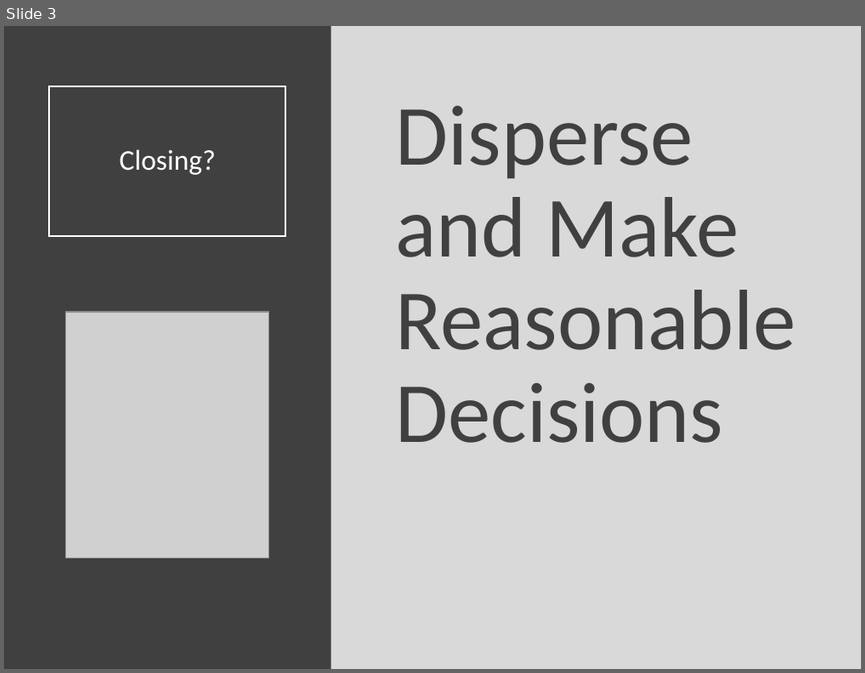
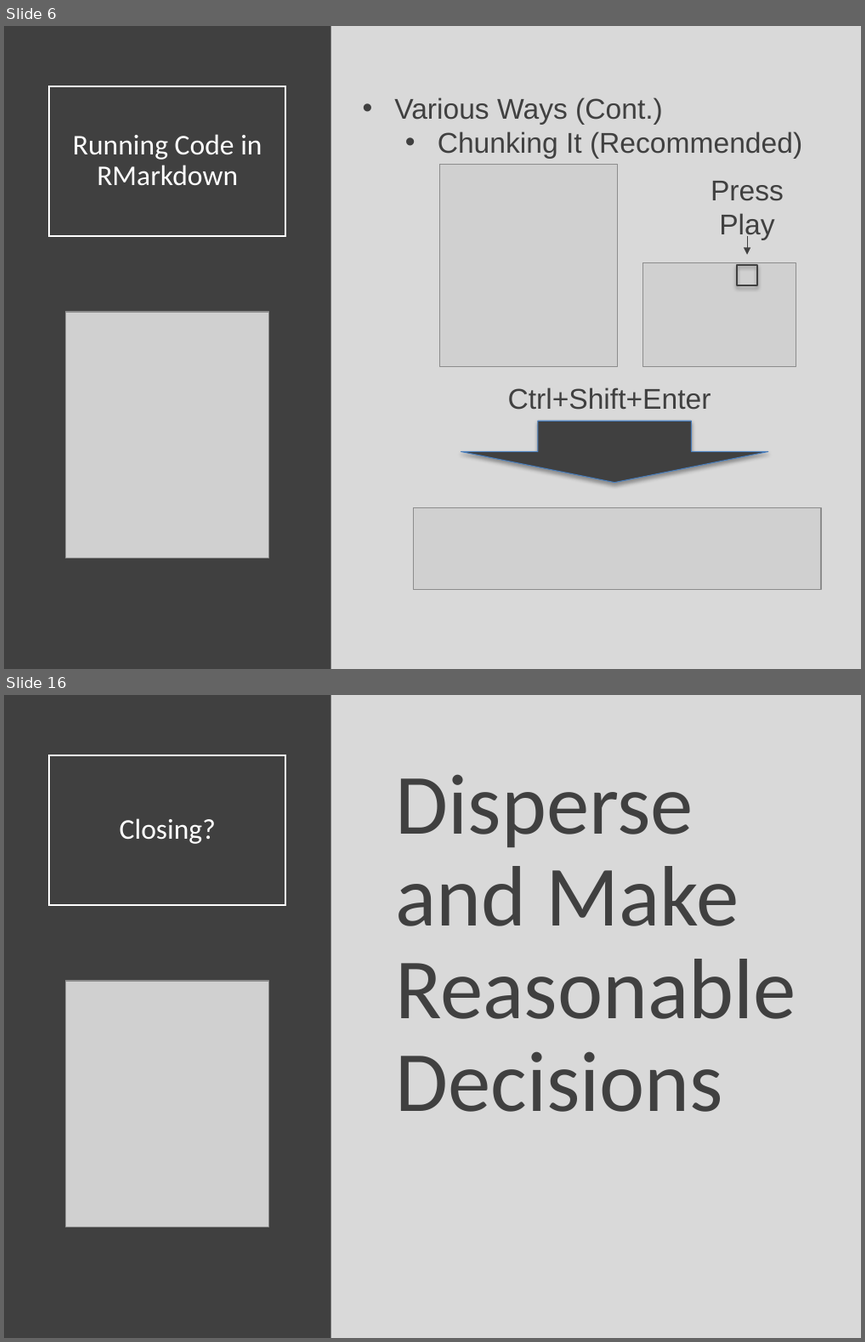
Before and after one commit to Yixf-Self/STOR320_WEBSITE, a slide deck: Lectures/Lecture 3/Lecture 3.pptx. Shown one above the other, each under a label of ours: slide 3 before the commit, slides 6 and 16 after it; the slides between them are not shown. The pictures are 865x673 and 865x1342 pixels, drawn with LibreOffice and Linux fonts; fonts in the diff are those of the drawing; grey boxes stand for pictures. Boxes give left, top, right and bottom in pixels: in the first picture for what was removed or moved away, otherwise in the second. Text is boxed around its words. In the diff, an @@ line names an element or a change of style, - is before the commit and + after.

```diff
--- a/Lectures/Lecture 3/Lecture 3.pptx
+++ b/Lectures/Lecture 3/Lecture 3.pptx
@@ slide 6 added at (x1=4, y1=26, x2=861, y2=669), background #D9D9D9 @@
@@ rectangle added at (x1=4, y1=26, x2=331, y2=669), fill #404040 @@
@@ title added at (x1=49, y1=86, x2=286, y2=236), outline #FFFFFF 1.5 pt, 24 pt, text #FFFFFF @@
+Running Code in RMarkdown
@@ text added at (x1=394, y1=97, x2=802, y2=159), 24 pt, text #404040 @@
+• Various Ways (Cont.)
+  • Chunking It (Recommended)
@@ picture added at (x1=439, y1=164, x2=617, y2=366) @@
@@ text added at (x1=710, y1=181, x2=783, y2=240), 24 pt, text #404040 @@
+Press Play
@@ arrow added from (747, 236) to (747, 255), #404040 0.75 pt @@
@@ picture added at (x1=643, y1=262, x2=795, y2=366) @@
@@ rectangle added at (x1=737, y1=265, x2=756, y2=284), outline #404040 1.5 pt @@
@@ picture added at (x1=66, y1=312, x2=268, y2=557) @@
@@ text added at (x1=508, y1=387, x2=711, y2=409), 24 pt, text #404040 @@
+Ctrl+Shift+Enter
@@ down arrow added at (x1=460, y1=421, x2=767, y2=482), fill #404040, outline #4B7EBC 0.75 pt @@
@@ picture added at (x1=414, y1=507, x2=822, y2=589) @@
@@ what was slide 3 is now slide 16 @@
```
Also in this commit, not shown: 14 other slides added, 2 slides removed, 7 other files.
